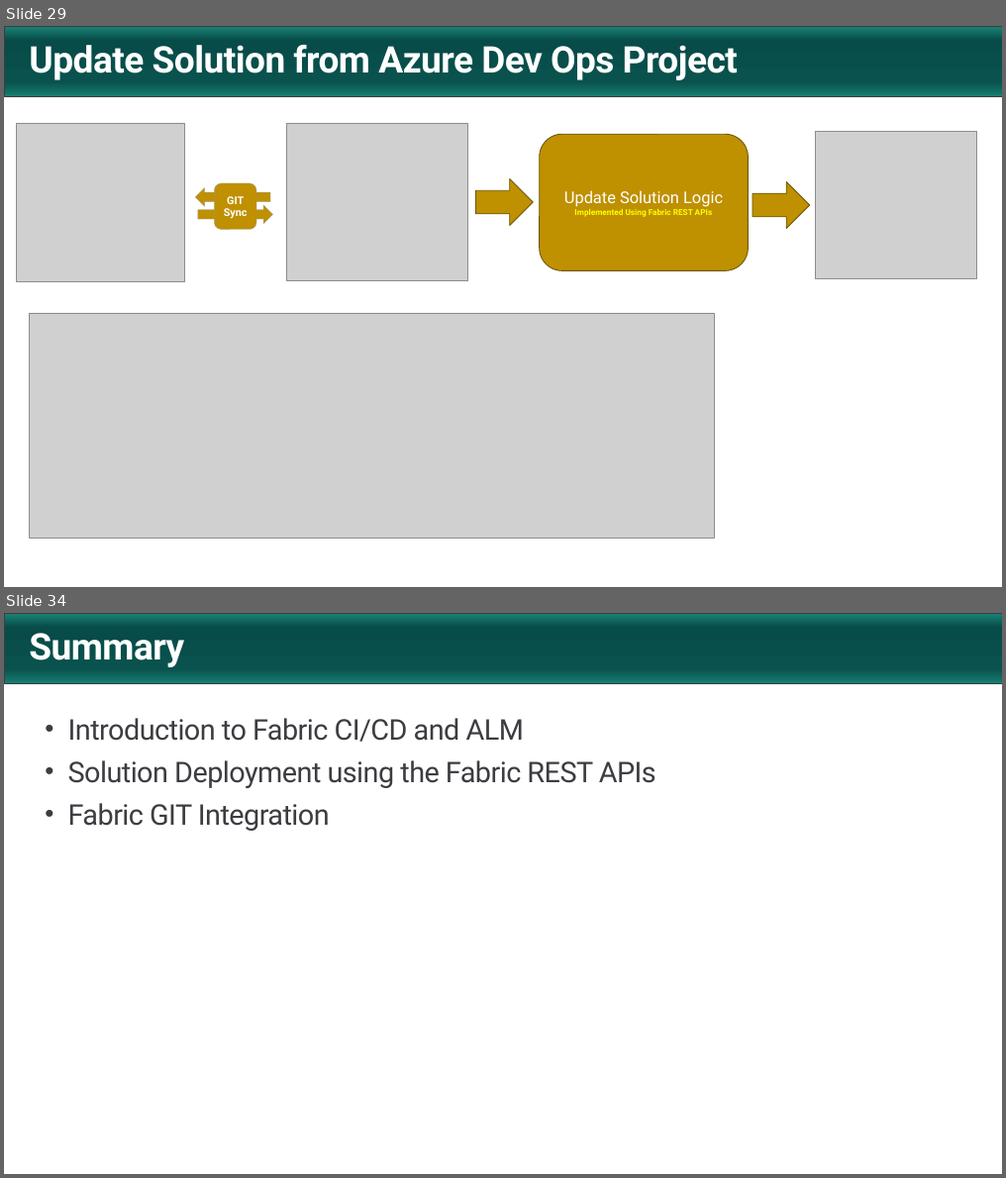
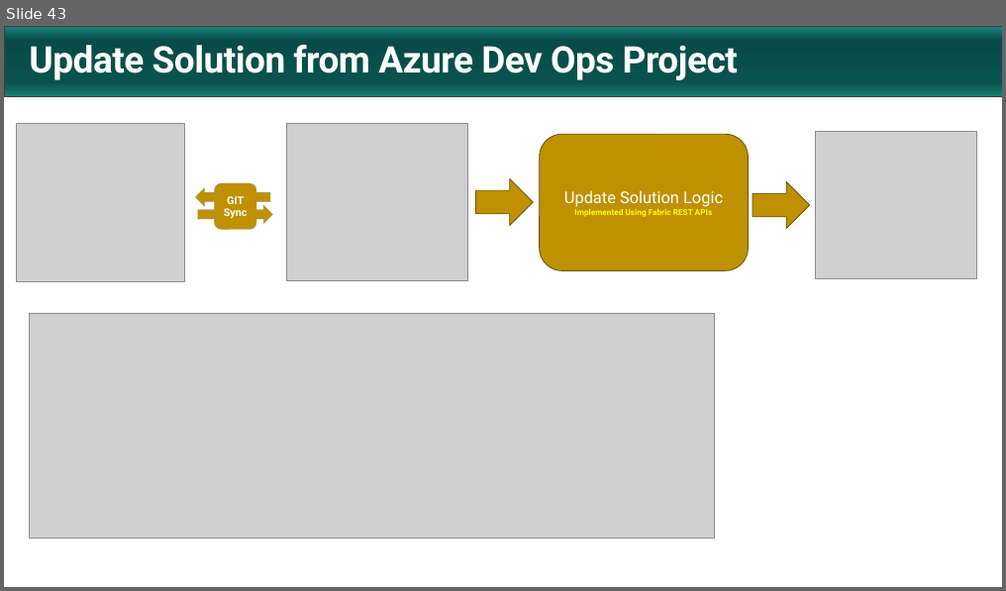
Before and after one commit to FabricDevCamp/FabricSolutionDeployment, a slide deck: docs/Automating Fabric Solution Deployment.pptx. Shown one above the other, each under a label of ours: slides 29 and 34 before the commit, slide 43 after it; the slides between them are not shown. The pictures are 1006x1178 and 1006x591 pixels, drawn with LibreOffice and Linux fonts; fonts in the diff are those of the drawing; grey boxes stand for pictures; background and template pictures are left out. Boxes give left, top, right and bottom in pixels: in the first picture for what was removed or moved away, otherwise in the second. Text is boxed around its words. In the diff, an @@ line names an element or a change of style, - is before the commit and + after.

```diff
--- a/docs/Automating Fabric Solution Deployment.pptx
+++ b/docs/Automating Fabric Solution Deployment.pptx
@@ slide 34 removed at <box>4,613,1002,1174</box>, background #FFFFFF; not listed: 1 template element that a slide beside it also shows @@
@@ title removed at <box>29,633,184,667</box> @@
-Summary
@@ text removed at <box>68,718,656,831</box> @@
-• Introduction to Fabric CI/CD and ALM
-• Solution Deployment using the Fabric REST APIs
-• Fabric GIT Integration
@@ what was slide 29 is now slide 43 @@
```
Also in this commit, not shown: 10 slides changed, 23 slides added, 12 other slides removed.
